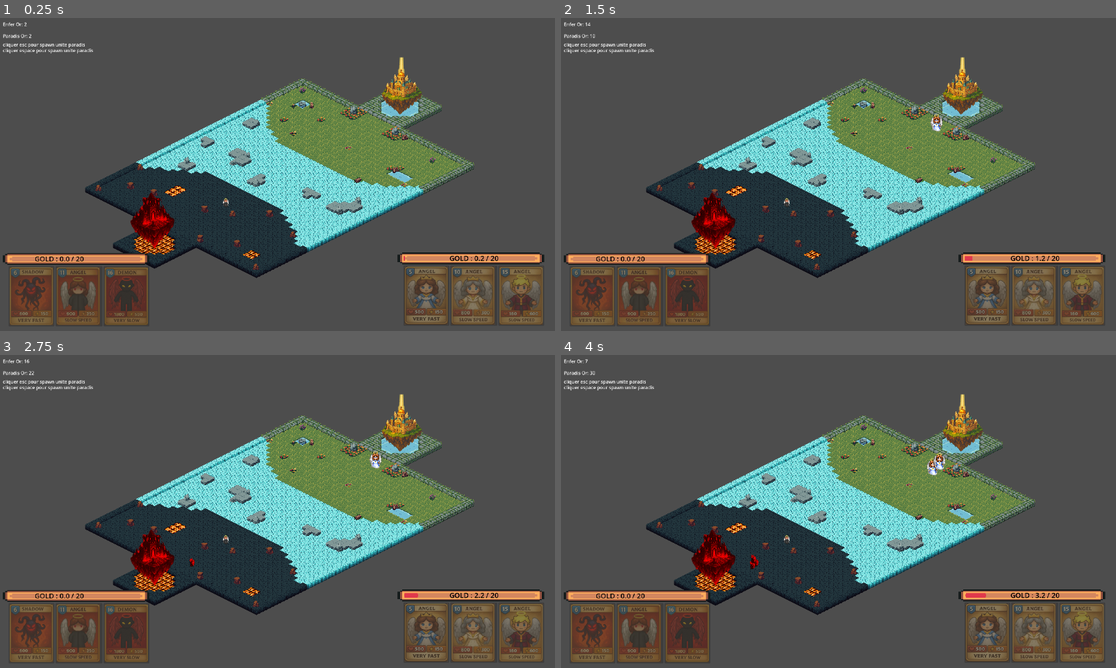
Above: before the commit, frames 1-4 (two rows, left to right).
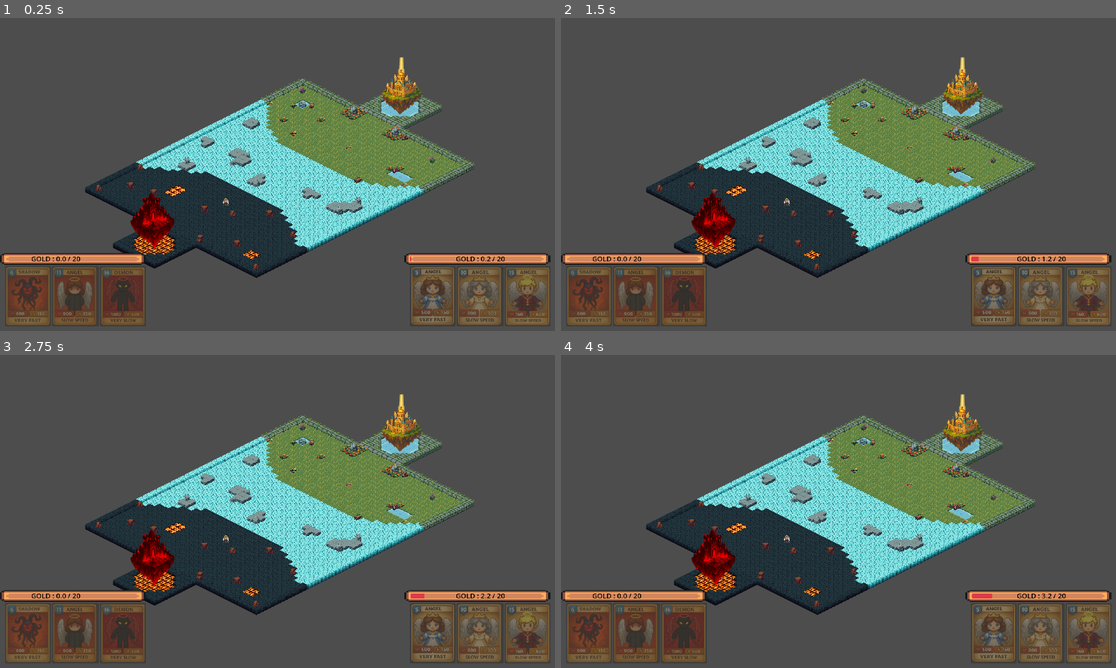
Above: after the commit, the same moments.

Repository: CorbeauBaptiste/Skyrage
Game: Godot game, scene res://world.tscn
Same seed, same stepped clock (60 frames per second), same inputs: the game is played once before the commit and once after it.
Inputs (mouse positions are in pixels of both pictures, inside the frame that each line leads up to):
- Up to frame 1 (0.25 s): no input
- Up to frame 2 (1.5 s): tap Enter at 0.5 s; move the mouse to (960, 158) at 0.52 s; tap Backspace at 0.6 s; click (960, 158) at 0.67 s; tap Space at 0.77, 0.8, 1.07 s; drag from (727, 190) to (960, 77) at 1.27 s
- Up to frame 3 (2.75 s): move the mouse to (333, 442) at 2.02 s; right-click (333, 442) at 2.1 s; click (333, 442) at 2.17 s; tap Space at 2.3 s
- Up to frame 4 (4 s): drag from (810, 574) to (938, 458) at 2.77 s; move the mouse to (1005, 558) at 3.52 s; tap Backspace at 3.6 s; click (1005, 558) at 3.67 s; tap Space at 3.77, 3.8 s

The runs differ from the first frame. In frame 1, 5.6% of the frame differs, in the area x 0-100%, y 1-99%; in frame 2, 5.7%; in frame 3, 5.7%; in frame 4, 5.8%.

Commit message:
bouton et spawn

Diff:
--- a/scripts/HUD.gd
+++ b/scripts/HUD.gd
@@ -15,6 +15,10 @@
 var is_phase_on: bool = true
 var buttons_forced_disabled: bool = false
 
+signal btn2_pressed
+signal btn4_pressed
+signal btn6_pressed
+
 func _ready() -> void:
 	bar.min_value = 0.0
 	bar.max_value = gold_manager.max_gold
@@ -24,8 +28,11 @@
 	gold_manager.gold_spent.connect(_on_gold_spent)
 
 	btn2.pressed.connect(func(): _try_spend(Cout_5))
+	btn2.pressed.connect(func(): emit_signal("btn2_pressed"))
 	btn4.pressed.connect(func(): _try_spend(Cout_10))
+	btn4.pressed.connect(func(): emit_signal("btn4_pressed"))
 	btn6.pressed.connect(func(): _try_spend(Cout_15))
+	btn2.pressed.connect(func(): emit_signal("btn6_pressed"))
 
 	_enter_phase(true)
 	_run_cycle()
--- a/scripts/HUDE.gd
+++ b/scripts/HUDE.gd
@@ -7,13 +7,19 @@
 @onready var btn6: Button               = %BtnCost16
 @onready var gold_manager: goldManager = %GoldManagerE
 
-const Cout_5  := 6.0
-const Cout_10 := 11.0
-const Cout_15 := 16.0
+
+
+const Cout_6  := 6.0
+const Cout_11 := 11.0
+const Cout_16 := 16.0
 
 const PHASE_DURATION := 30.0
 var is_phase_on: bool = false
 var buttons_forced_disabled: bool = false
+
+signal btn2_pressed
+signal btn4_pressed
+signal btn6_pressed
 
 func _ready() -> void:
 	bar.min_value = 0.0
@@ -23,9 +29,12 @@
 	gold_manager.gold_changed.connect(_on_gold_changed)
 	gold_manager.gold_spent.connect(_on_gold_spent)
 
-	btn2.pressed.connect(func(): _try_spend(Cout_5))
-	btn4.pressed.connect(func(): _try_spend(Cout_10))
-	btn6.pressed.connect(func(): _try_spend(Cout_15))
+	btn2.pressed.connect(func(): _try_spend(Cout_6))
+	btn2.pressed.connect(func(): emit_signal("btn2_pressed"))
+	btn4.pressed.connect(func(): _try_spend(Cout_11))
+	btn4.pressed.connect(func(): emit_signal("btn4_pressed"))
+	btn6.pressed.connect(func(): _try_spend(Cout_16))
+	btn2.pressed.connect(func(): emit_signal("btn6_pressed"))
 
 	_enter_phase(false)
 	_run_cycle()
@@ -37,9 +46,10 @@
 		btn6.disabled = true
 	else:
 		var e = gold_manager.current_gold
-		btn2.disabled = e < Cout_5
-		btn4.disabled = e < Cout_10
-		btn6.disabled = e < Cout_15
+		btn2.disabled = e < Cout_6
+		btn4.disabled = e < Cout_11
+		btn6.disabled = e < Cout_16
+
 
 func _try_spend(cost: float) -> void:
 	if not is_phase_on:
--- a/unit/unit_paradis/ange/ange.tscn
+++ b/unit/unit_paradis/ange/ange.tscn
@@ -119,7 +119,6 @@
 collision_layer = 2
 collision_mask = 3
 script = SubResource("GDScript_h081i")
-enfer = false
 health = 3
 
 [node name="Sprite2D" type="Sprite2D" parent="."]
--- a/world.tscn
+++ b/world.tscn
@@ -1989,12 +1989,14 @@
 position = Vector2(1281, 223)
 
 [node name="HUD" parent="." instance=ExtResource("9_ioo17")]
+visible = false
 offset_left = 988.0
 offset_top = 42.0
 offset_right = 988.0
 offset_bottom = 42.0
 
 [node name="HUD2" parent="." instance=ExtResource("10_wse8f")]
+visible = false
 offset_left = 1022.0
 offset_top = 44.0
 offset_right = 1022.0
--- a/world/world.gd
+++ b/world/world.gd
@@ -8,6 +8,10 @@
 @onready var base_enfer: Base = $BaseEnfer
 @onready var base_paradis: Base = $BaseParadis
 @onready var match_timer: Timer = $MatchTimer
+
+var ui_layer: CanvasLayer
+var hud_enfer
+var hud_paradis
 
 func _ready() -> void:
 
@@ -27,29 +31,25 @@
 		base_paradis.player.afficher_infos()
 
 
-	var label_or_enfer = Label.new()
-	label_or_enfer.position = Vector2(10, 10)
-	label_or_enfer.text = "Enfer Or: 0"
-	add_child(label_or_enfer)
-	base_enfer.gold_manager.gold_changed.connect(func(c, m): label_or_enfer.text = "Enfer Or: " + str(int(c)))
+	ui_layer = CanvasLayer.new()
+	add_child(ui_layer)
+	hud_enfer = preload("res://scripts/hudE.tscn").instantiate()
+	ui_layer.add_child(hud_enfer)
+	if hud_enfer and hud_enfer.has_signal("btn4_pressed"):
+		hud_enfer.btn4_pressed.connect(_on_btn4_pressed)
+	if hud_enfer and hud_enfer.has_signal("btn2_pressed"):
+		hud_enfer.btn2_pressed.connect(_on_btn2_pressed)
+	if hud_enfer and hud_enfer.has_signal("btn6_pressed"):
+		hud_enfer.btn6_pressed.connect(_on_btn6_pressed)
 
-	var label_or_paradis = Label.new()
-	label_or_paradis.position = Vector2(10, 50)
-	label_or_paradis.text = "Paradis Or: 0"
-	add_child(label_or_paradis)
-	base_paradis.gold_manager.gold_changed.connect(func(c, m): label_or_paradis.text = "Paradis Or: " + str(int(c)))
-
-
-	var label_help_paradis = Label.new()
-	label_help_paradis.position = Vector2(10, 80)
-	label_help_paradis.text = "cliquer esc pour spawn unite paradis"
-	add_child(label_help_paradis)
-
-
-	var label_help_enfer = Label.new()
-	label_help_enfer.position = Vector2(10, 100)
-	label_help_enfer.text = "cliquer espace pour spawn unite paradis"
-	add_child(label_help_enfer)
+	hud_paradis = preload("res://scripts/hud.tscn").instantiate()
+	ui_layer.add_child(hud_paradis)
+	if hud_paradis and hud_paradis.has_signal("btn2_pressed"):
+		hud_paradis.btn2_pressed.connect(_on_p_btn2_pressed)
+	if hud_paradis and hud_paradis.has_signal("btn4_pressed"):
+		hud_paradis.btn4_pressed.connect(_on_p_btn4_pressed)
+	if hud_paradis and hud_paradis.has_signal("btn6_pressed"):
+		hud_paradis.btn6_pressed.connect(_on_p_btn6_pressed)
 
 func _unhandled_input(event: InputEvent) -> void:
 	if event is InputEventMouseButton and event.button_index == MOUSE_BUTTON_LEFT:
@@ -84,29 +84,6 @@
 	if event is InputEventMouseMotion and dragging:
 		queue_redraw()
 
-	if event is InputEventKey and event.pressed:
-		print("Touche pressée : keycode = ", event.keycode)
-		match event.keycode:
-			KEY_SPACE:
-				print("Spawn déclenché : Espace – Enfer")
-				if base_enfer:
-					var unit = base_enfer.spawn_unit(preload("res://unit/unit_enfer/ange_dechu/ange_dechu.tscn"), 11)
-					if unit:
-						print("DEBUG SPAWN ENFER : unit.enfer = ", unit.enfer, " (doit être true)")
-					else:
-						print("Spawn Enfer échoué (or <11 ?)")
-			KEY_BACKSPACE:
-				print("Spawn déclenché : Échap – Paradis")
-				if base_paradis:
-					var unit = base_paradis.spawn_unit(preload("res://unit/unit_paradis/ange/ange.tscn"), 5)
-					if unit:
-						print("DEBUG SPAWN PARADIS : unit.enfer = ", unit.enfer, " (doit être false)")
-					else:
-						print("Spawn Paradis échoué (or <5 ?)")
-			_:
-				print("Touche non mappée : keycode = ", event.keycode, " (Espace=KEY_SPACE, Échap=KEY_ESCAPE)")
-
-
 func _draw():
 	if dragging:
 		draw_rect(Rect2(drag_start, get_global_mouse_position() - drag_start), Color.AQUA, false)
@@ -123,3 +100,57 @@
 	var winner = "enfer" if pv_enfer > pv_paradis else "paradis"
 	print(winner.capitalize() + " gagne par PV restants ! (Enfer: ", pv_enfer, ", Paradis: ", pv_paradis, ")")
 	# TODO : Écran fin
+
+func _on_btn4_pressed() -> void:
+	if base_enfer:
+		var unit1 = base_enfer.spawn_unit(preload("res://unit/unit_enfer/ange_dechu/ange_dechu.tscn"), 11)
+		var unit2 = base_enfer.spawn_unit(preload("res://unit/unit_enfer/ange_dechu/ange_dechu.tscn"), 11)
+		if unit1 and unit2:
+			print("DEBUG SPAWN ENFER : 2 unités ange déchu créées (enfer = true)")
+		else:
+			print("Spawn Enfer échoué (or <11 ?)")
+
+func _on_btn2_pressed() -> void:
+	if base_enfer:
+		var unit1 = base_enfer.spawn_unit(preload("res://unit/unit_enfer/ange_dechu/ange_dechu.tscn"), 11)
+		var unit2 = base_enfer.spawn_unit(preload("res://unit/unit_enfer/ange_dechu/ange_dechu.tscn"), 11)
+		var unit3 = base_enfer.spawn_unit(preload("res://unit/unit_enfer/ange_dechu/ange_dechu.tscn"), 11)
+		if unit1 and unit2 and unit3:
+			print("DEBUG SPAWN ENFER : 3 unités ange déchu créées (enfer = true)")
+		else:
+			print("Spawn Enfer échoué (or <11 ?)")
+
+func _on_btn6_pressed() -> void:
+	if base_enfer:
+		var unit1 = base_enfer.spawn_unit(preload("res://unit/unit_enfer/ange_dechu/ange_dechu.tscn"), 11)
+		if unit1:
+			print("DEBUG SPAWN ENFER : 1 unité ange déchu créée (enfer = true)")
+		else:
+			print("Spawn Enfer échoué (or <11 ?)")
+
+func _on_p_btn2_pressed() -> void:
+	if base_paradis:
+		var unit1 = base_paradis.spawn_unit(preload("res://unit/unit_paradis/ange/ange.tscn"), 5)
+		var unit2 = base_paradis.spawn_unit(preload("res://unit/unit_paradis/ange/ange.tscn"), 5)
+		var unit3 = base_paradis.spawn_unit(preload("res://unit/unit_paradis/ange/ange.tscn"), 5)
+		if unit1 and unit2 and unit3:
+			print("DEBUG SPAWN PARADIS : 3 unités ange créées (enfer = false)")
+		else:
+			print("Spawn Paradis échoué (or <5 ?)")
+
+func _on_p_btn4_pressed() -> void:
+	if base_paradis:
+		var unit1 = base_paradis.spawn_unit(preload("res://unit/unit_paradis/ange/ange.tscn"), 5)
+		var unit2 = base_paradis.spawn_unit(preload("res://unit/unit_paradis/ange/ange.tscn"), 5)
+		if unit1 and unit2:
+			print("DEBUG SPAWN PARADIS : 2 unités ange créées (enfer = false)")
+		else:
+			print("Spawn Paradis échoué (or <5 ?)")
+
+func _on_p_btn6_pressed() -> void:
+	if base_paradis:
+		var unit1 = base_paradis.spawn_unit(preload("res://unit/unit_paradis/ange/ange.tscn"), 5)
+		if unit1:
+			print("DEBUG SPAWN PARADIS : 1 unité ange créée (enfer = false)")
+		else:
+			print("Spawn Paradis échoué (or <5 ?)")
Not shown: 1 places in unit/unit_paradis/ange/ange.tscn that only renumber resources
Not shown, changed: .DS_Store
